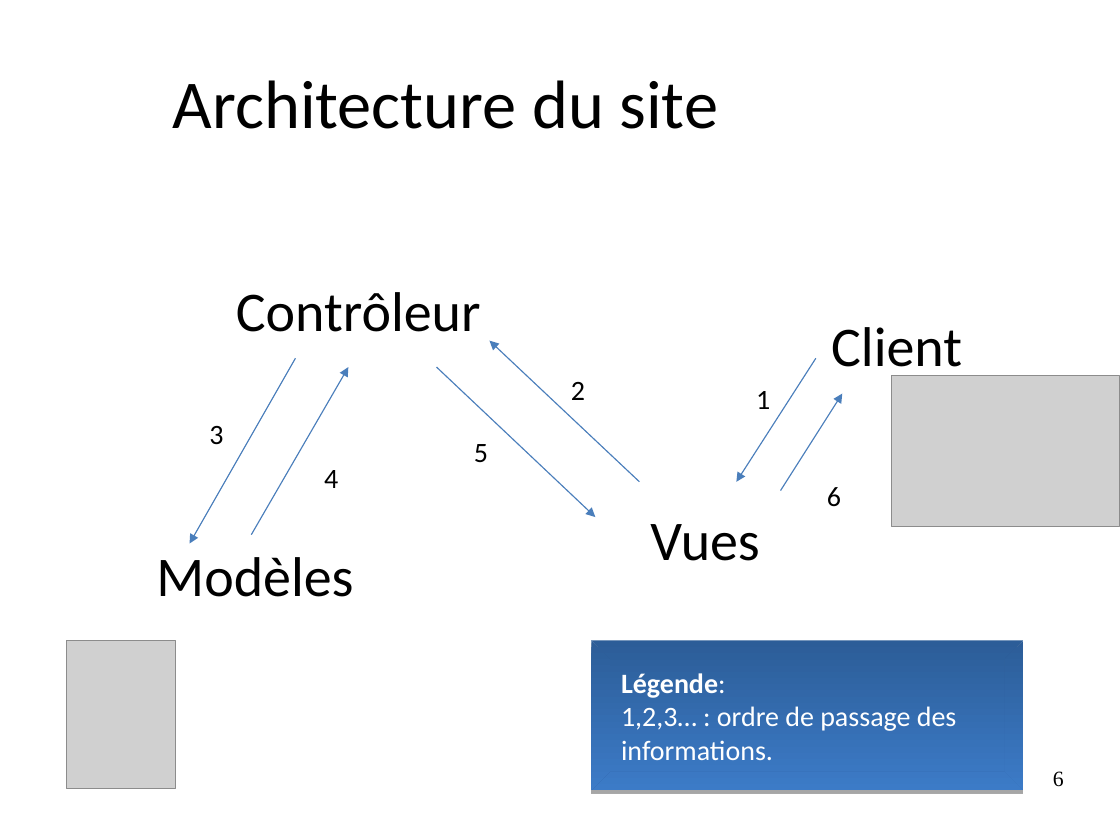
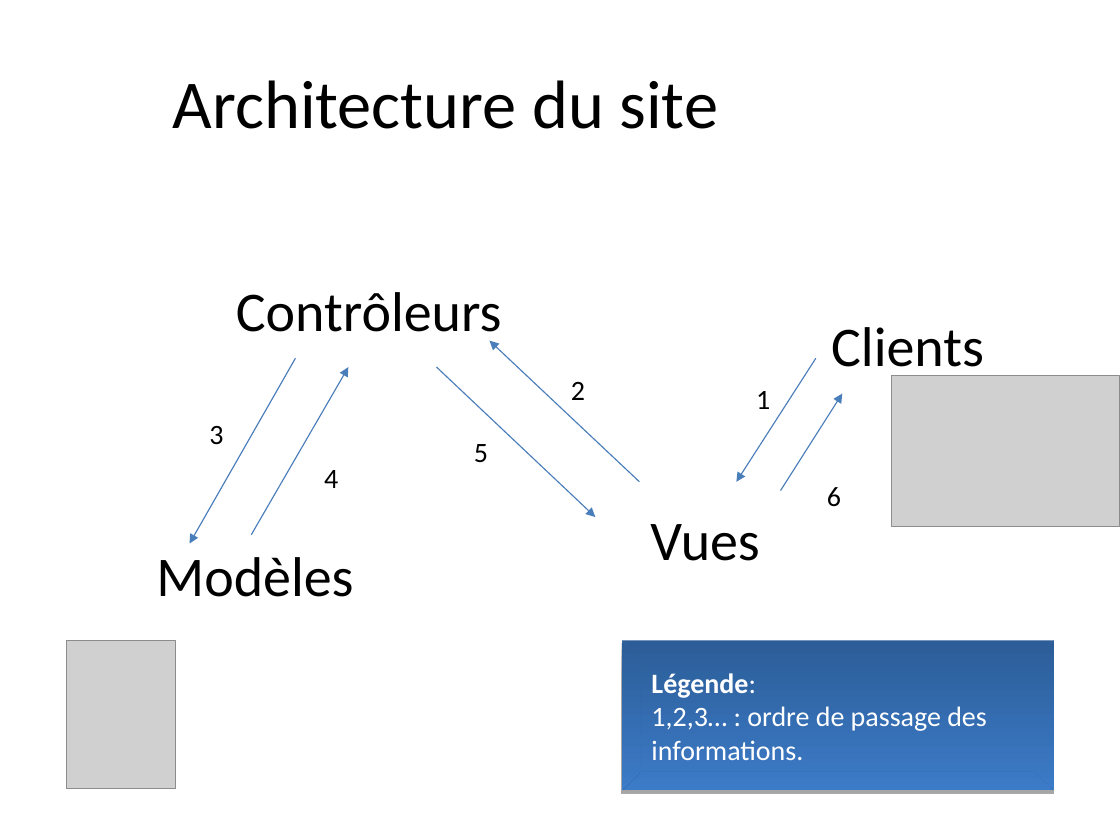
Before and after one commit to CauzYolo/Forum, a slide deck: slide 6 of Forum_V4/Forum.odp. Drawn at 1120x840 pixels with LibreOffice and Linux fonts; fonts in the diff are those of the drawing; grey boxes stand for pictures; background and template pictures are left out. Boxes give left, top, right and bottom in pixels: in the first picture for what was removed or moved away, otherwise in the second. Text is boxed around its words. In the diff, an @@ line names an element or a change of style, - is before the commit and + after.

```diff
--- a/Forum_V4/Forum.odp
+++ b/Forum_V4/Forum.odp
@@ text at [236,292,502,344]: text changed @@
-Contrôleur
+Contrôleurs
@@ text at [831,327,984,380]: text changed @@
-Client
+Clients
@@ freeform shape "Légende:": place and size @@
-freeform shape "Légende:" at [591,641,1024,791]
+freeform shape "Légende:" at [622,641,1054,791]
@@ page number removed at [1053,771,1064,787] @@
-6
```
Also in this commit, not shown: 8 other slides changed, 1 slide added, 1 slide removed, 8 other files.
